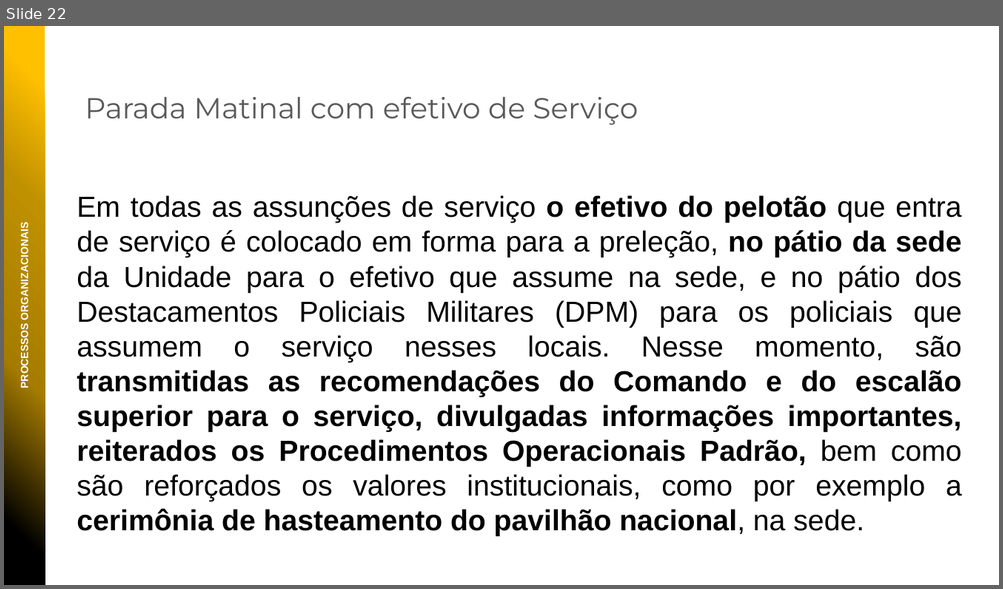
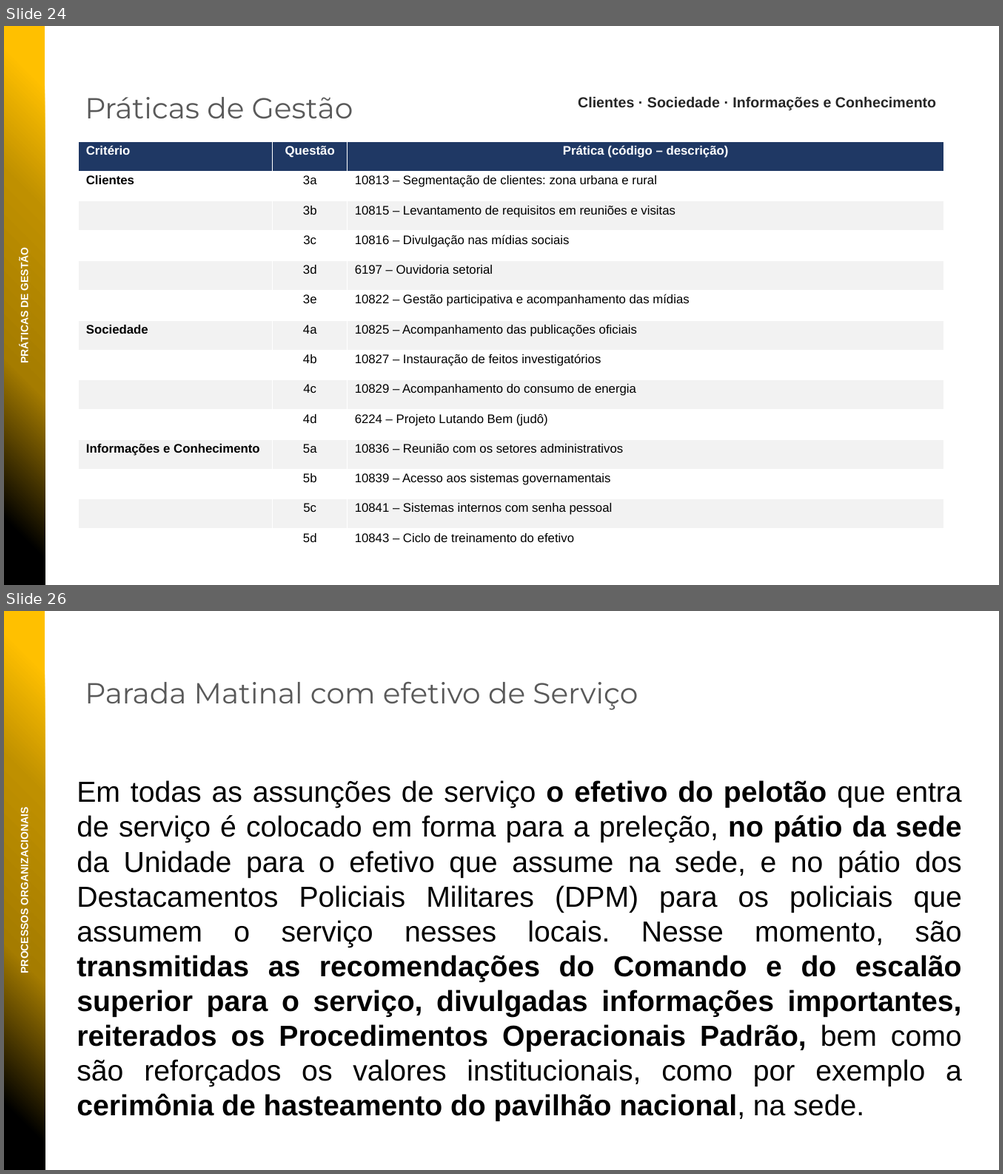
Before and after one commit to niltonbmg/CPOI, a slide deck: apresentacoes/PPMGQ_2026_27BPM.pptx. Shown one above the other, each under a label of ours: slide 22 before the commit, slides 24 and 26 after it; the slides between them are not shown. The pictures are 1003x589 and 1003x1174 pixels, drawn with LibreOffice and Linux fonts; fonts in the diff are those of the drawing; background and template pictures are left out. Boxes give left, top, right and bottom in pixels: in the first picture for what was removed or moved away, otherwise in the second. Text is boxed around its words. In the diff, an @@ line names an element or a change of style, - is before the commit and + after.

```diff
--- a/apresentacoes/PPMGQ_2026_27BPM.pptx
+++ b/apresentacoes/PPMGQ_2026_27BPM.pptx
@@ slide 24 added at box(4, 26, 999, 585), background picture (left out) @@
@@ rectangle added at box(4, 26, 45, 585), fill gradient #000000 to #A57C00 to #BF9000 to #FFC000 @@
@@ text added at box(85, 97, 353, 118), 28 pt, text #595959 @@
+Práticas de Gestão
@@ text added at box(578, 96, 936, 110), 14 pt, text #262626, bold @@
+Clientes · Sociedade · Informações e Conhecimento
@@ table added at box(79, 141, 944, 560), 14 rows, 3 columns @@
+Critério | Questão | Prática (código – descrição)
+Clientes | 3a | 10813 – Segmentação de clientes: zona urbana e rural
+ | 3b | 10815 – Levantamento de requisitos em reuniões e visitas
+ | 3c | 10816 – Divulgação nas mídias sociais
+ | 3d | 6197 – Ouvidoria setorial
+ | 3e | 10822 – Gestão participativa e acompanhamento das mídias
+Sociedade | 4a | 10825 – Acompanhamento das publicações oficiais
+ | 4b | 10827 – Instauração de feitos investigatórios
+ | 4c | 10829 – Acompanhamento do consumo de energia
+ | 4d | 6224 – Projeto Lutando Bem (judô)
+Informações e Conhecimento | 5a | 10836 – Reunião com os setores administrativos
+ | 5b | 10839 – Acesso aos sistemas governamentais
+ | 5c | 10841 – Sistemas internos com senha pessoal
+ | 5d | 10843 – Ciclo de treinamento do efetivo
@@ text added at box(19, 251, 31, 362), 10 pt, text #FFFFFF, bold @@
+PRÁTICAS DE GESTÃO
@@ what was slide 22 is now slide 26 @@
```
Also in this commit, not shown: 1 slide changed, 8 other slides added.
